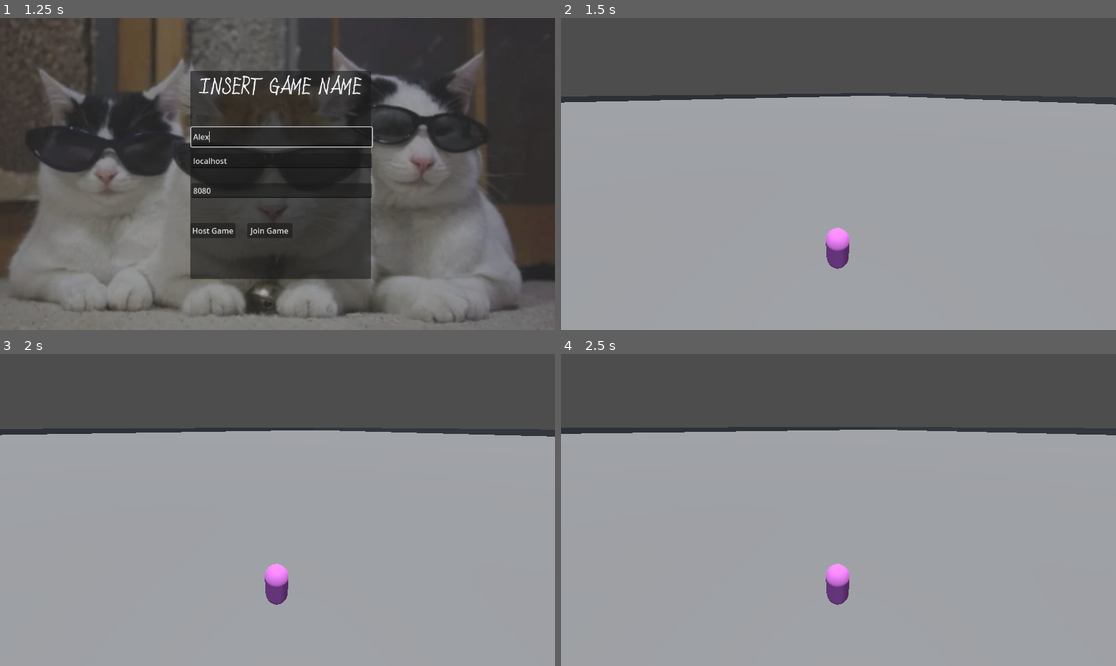
Above: before the commit, frames 1-4 (two rows, left to right).
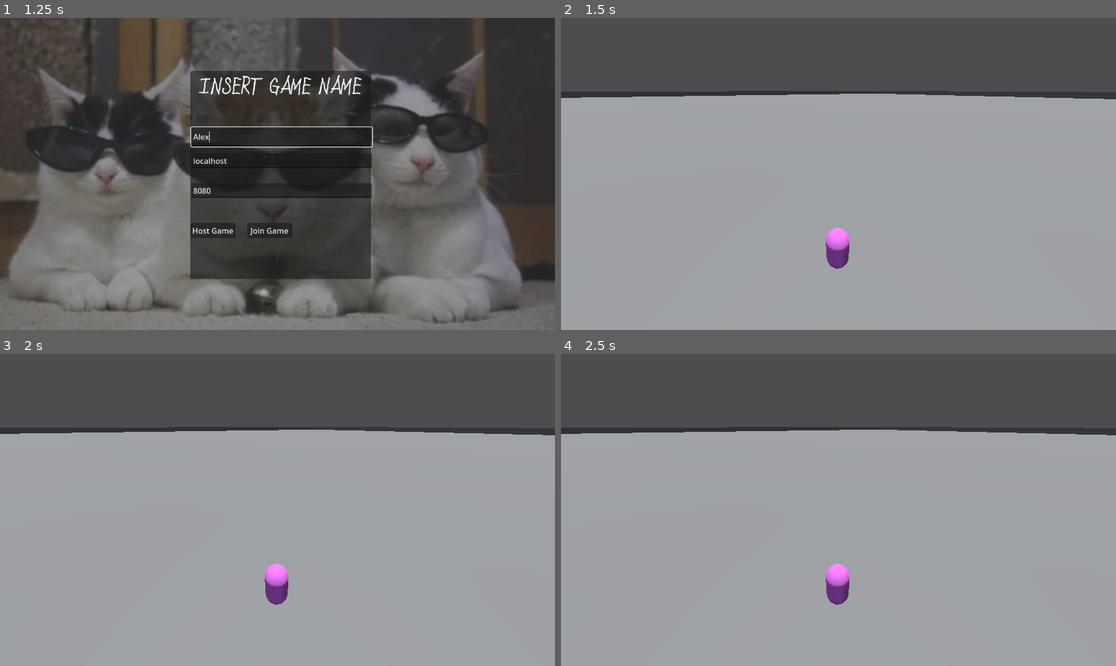
Above: after the commit, the same moments.

Repository: Choipi/ProjectBossRush
Game: Godot game, scene res://Scenes/Main.tscn
The game is run twice, just before and just after one commit, with the same random seed, the same clock (stepped at 60 frames per second) and the same inputs.
Inputs (mouse positions are in pixels of both pictures, inside the frame that each line leads up to):
- Up to frame 1 (1.25 s): click (283, 136) at 0.52 s; type "Alex" at 0.6 s
- Up to frame 2 (1.5 s): click "Host Game" at 1.25 s
- Up to frame 3 (2 s): no input
- Up to frame 4 (2.5 s): hold A (move_right) from 2.03 s (still down)

Frame 1 is identical in both runs. In frame 2, 2.3% of the frame differs, in the area x 0-100%, y 23-28%; in frame 3, 0.6%; in frame 4, less than 0.1%.

Commit message:
Boss can spawn an attack

Diff:
--- a/Scenes/Player.tscn
+++ b/Scenes/Player.tscn
@@ -3,10 +3,10 @@
 [ext_resource type="Script" uid="uid://b43jrl081sn8q" path="res://Scripts/character_body_3d.gd" id="1_rpqav"]
 [ext_resource type="Script" uid="uid://b24nc35ugdovh" path="res://Scripts/player_input_synch.gd" id="2_kyqiw"]
 
-[sub_resource type="CapsuleMesh" id="CapsuleMesh_bo1nx"]
+[sub_resource type="CapsuleMesh" id="CapsuleMesh_kyqiw"]
 
-[sub_resource type="StandardMaterial3D" id="StandardMaterial3D_8gbba"]
-albedo_color = Color(1, 0.52549, 1, 1)
+[sub_resource type="StandardMaterial3D" id="StandardMaterial3D_gntrk"]
+albedo_color = Color(1, 0.486275, 1, 1)
 
 [sub_resource type="CapsuleShape3D" id="CapsuleShape3D_rpqav"]
 
@@ -28,8 +28,8 @@
 script = ExtResource("1_rpqav")
 
 [node name="Model" type="MeshInstance3D" parent="."]
-mesh = SubResource("CapsuleMesh_bo1nx")
-surface_material_override/0 = SubResource("StandardMaterial3D_8gbba")
+mesh = SubResource("CapsuleMesh_kyqiw")
+surface_material_override/0 = SubResource("StandardMaterial3D_gntrk")
 
 [node name="Hitbox" type="CollisionShape3D" parent="."]
 shape = SubResource("CapsuleShape3D_rpqav")
--- a/Scenes/aoe_attack.tscn
+++ b/Scenes/aoe_attack.tscn
@@ -31,7 +31,7 @@
 "times": PackedFloat32Array(0, 4),
 "transitions": PackedFloat32Array(1, 4.59479),
 "update": 0,
-"values": [Vector3(1, 0.1, 1), Vector3(5, 0.1, 5)]
+"values": [Vector3(0.25, 0.1, 0.25), Vector3(15, 0.1, 15)]
 }
 tracks/1/type = "value"
 tracks/1/imported = false
@@ -48,7 +48,7 @@
 tracks/2/type = "value"
 tracks/2/imported = false
 tracks/2/enabled = true
-tracks/2/path = NodePath("MeshInstance3D/Area3D/InnerRadius:shape:radius")
+tracks/2/path = NodePath("MeshInstance3D/Inner_Radius/InnerRadius:shape:radius")
 tracks/2/interp = 1
 tracks/2/loop_wrap = true
 tracks/2/keys = {
@@ -87,7 +87,7 @@
 tracks/2/type = "value"
 tracks/2/imported = false
 tracks/2/enabled = true
-tracks/2/path = NodePath("MeshInstance3D/Area3D/InnerRadius:shape:radius")
+tracks/2/path = NodePath("MeshInstance3D/Inner_Radius/InnerRadius:shape:radius")
 tracks/2/interp = 1
 tracks/2/loop_wrap = true
 tracks/2/keys = {
@@ -103,7 +103,19 @@
 &"RESET": SubResource("Animation_83822")
 }
 
+[sub_resource type="SceneReplicationConfig" id="SceneReplicationConfig_v5u3v"]
+properties/0/path = NodePath(".:position")
+properties/0/spawn = true
+properties/0/replication_mode = 1
+properties/1/path = NodePath(".:rotation")
+properties/1/spawn = true
+properties/1/replication_mode = 1
+properties/2/path = NodePath(".:scale")
+properties/2/spawn = true
+properties/2/replication_mode = 1
+
 [node name="Aoe" type="Node3D"]
+transform = Transform3D(10.8272, 0, 0, 0, 10.8272, 0, 0, 0, 10.8272, 0, 0, 0)
 script = ExtResource("1_v5u3v")
 
 [node name="LifeTime" type="Timer" parent="."]
@@ -116,16 +128,18 @@
 mesh = SubResource("TorusMesh_83822")
 surface_material_override/0 = SubResource("StandardMaterial3D_v5u3v")
 
-[node name="Area3D" type="Area3D" parent="MeshInstance3D"]
+[node name="outer_radius" type="Area3D" parent="MeshInstance3D"]
 transform = Transform3D(1.923, 0, 0, 0, 1, 0, 0, 0, 1.923, 0, 0.00658244, 0)
 
-[node name="OuterRadius" type="CollisionShape3D" parent="MeshInstance3D/Area3D"]
-transform = Transform3D(0.702478, 0, 0, 0, 0.702476, 0, 0, 0, 0.702478, 0, 0, 0)
+[node name="OuterRadius" type="CollisionShape3D" parent="MeshInstance3D/outer_radius"]
+transform = Transform3D(0.702478, 0, 0, 0, 2.08319, 0, 0, 0, 0.702478, 0, 0, 0)
 shape = SubResource("CylinderShape3D_v5u3v")
 debug_color = Color(0.176, 0.96, 0, 1)
 
-[node name="InnerRadius" type="CollisionShape3D" parent="MeshInstance3D/Area3D"]
-transform = Transform3D(0.643326, 0, 0, 0, 0.643326, 0, 0, 0, 0.643326, 0, 0, 0)
+[node name="Inner_Radius" type="Area3D" parent="MeshInstance3D"]
+
+[node name="InnerRadius" type="CollisionShape3D" parent="MeshInstance3D/Inner_Radius"]
+transform = Transform3D(1.23712, 0, 0, 0, 1.90813, 0, 0, 0, 1.23712, 0, 0.00658244, 0)
 shape = SubResource("CylinderShape3D_83822")
 debug_color = Color(0.176, 0.96, 0, 1)
 
@@ -135,4 +149,11 @@
 }
 autoplay = "Growing"
 
+[node name="MultiplayerSynchronizer" type="MultiplayerSynchronizer" parent="."]
+replication_config = SubResource("SceneReplicationConfig_v5u3v")
+
 [connection signal="timeout" from="LifeTime" to="." method="_on_life_time_timeout"]
+[connection signal="body_entered" from="MeshInstance3D/outer_radius" to="." method="_on_outer_radius_body_entered"]
+[connection signal="body_exited" from="MeshInstance3D/outer_radius" to="." method="_on_outer_radius_body_exited"]
+[connection signal="body_entered" from="MeshInstance3D/Inner_Radius" to="." method="_on_inner_radius_body_entered"]
+[connection signal="body_exited" from="MeshInstance3D/Inner_Radius" to="." method="_on_inner_radius_body_exited"]
--- a/Scenes/boss.tscn
+++ b/Scenes/boss.tscn
@@ -94,9 +94,11 @@
 autoplay = "Idling"
 
 [node name="DelayBeforeAttack" type="Timer" parent="."]
+wait_time = 6.0
+autostart = true
 
 [node name="AttackOrigin" type="Marker3D" parent="."]
-transform = Transform3D(1, 0, 0, 0, 1, 0, 0, 0, 1, 0, -1.76182, 0)
+transform = Transform3D(1, 0, 0, 0, 1, 0, 0, 0, 1, 0, -3.92143, 0)
 
 [node name="Area3D" type="Area3D" parent="."]
 transform = Transform3D(0.462208, 0, 0, 0, 1.51889, 0, 0, 0, 0.462208, 0, 0, 0)
@@ -105,5 +107,6 @@
 transform = Transform3D(72.4933, 0, 0, 0, 3.0829, 0, 0, 0, 74.4978, 0, 0, 0)
 shape = SubResource("CylinderShape3D_wwfse")
 
+[connection signal="timeout" from="DelayBeforeAttack" to="." method="_on_delay_before_attack_timeout"]
 [connection signal="body_entered" from="Area3D" to="." method="_on_area_3d_body_entered"]
 [connection signal="body_exited" from="Area3D" to="." method="_on_area_3d_body_exited"]
--- a/Scripts/bossAttempt.gd
+++ b/Scripts/bossAttempt.gd
@@ -2,7 +2,8 @@
 
 @onready var attack_Spawn = $AttackOrigin
 @onready var aoe_attack = preload("res://Scenes/aoe_attack.tscn")
-
+@onready var network : NetworkManager = get_node("/root/Main/NetworkManager")
+@onready var spawner_node = get_node("/root/Main/GameScene/MultiplayerSpawner")
 @export var players_in_range: Array[PlayerChar] = []
 @export var player_targeted: PlayerChar
 @export var distance_to_target: float
@@ -44,3 +45,10 @@
 		players_in_range.erase(body)
 		if player_targeted and  body.name == player_targeted.name:
 			player_targeted = null
+
+
+func _on_delay_before_attack_timeout() -> void:
+	if is_multiplayer_authority():
+		var attack = aoe_attack.instantiate()
+		attack.position = $AttackOrigin.global_position
+		spawner_node.add_child(attack,true)
--- a/Scripts/character_body_3d.gd
+++ b/Scripts/character_body_3d.gd
@@ -11,6 +11,9 @@
 var game_manager
 var move_input: Vector2
 @onready var input: MultiplayerSynchronizer = $PlayerInputSynch
+var color_changed:bool = false
+var cant_interact: bool = false
+
 
 
 func _enter_tree() -> void:
@@ -24,15 +27,25 @@
 	if multiplayer.is_server():
 		position = Vector3(1,3,1)
 
-
 func _physics_process(delta: float) -> void:
 	if multiplayer.is_server():
 		_move(delta)
 
+#func _change_color():
+	#if input.change_color:
+		#color_changed = !color_changed
+		#if color_changed:
+			#var temp = $Model.get_surface_override_material(0)
+			#temp.albedo_color = Color.WHITE
+			#$Model.set_surface_override_material(0,temp)
+			#return
+		#var temp = $Model.get_surface_override_material(0)
+		#temp.albedo_color = Color.RED
+		#$Model.set_surface_override_material(0,temp)
 
 func _move(delta):
 	if not is_on_floor():
-		velocity.y -= gravity * delta
+		velocity.y -= gravity * delta * 25
 	else:
 		velocity.y = 0
 	var direction = input.move_input
@@ -46,3 +59,13 @@
 		velocity.z = move_toward(velocity.z, 0, SPEED)
 
 	move_and_slide()
+
+func take_damage():
+	if !cant_interact:
+		if multiplayer.is_server():
+			cant_interact = true
+			print(name, " is taking damage")
+			velocity = Vector3(0,250,0)
+			move_and_slide()
+			await get_tree().create_timer(2).timeout
+			cant_interact = false
--- a/Scripts/player_input_synch.gd
+++ b/Scripts/player_input_synch.gd
@@ -1,10 +1,12 @@
 extends MultiplayerSynchronizer
 @onready var camera: Camera3D = $"../Camera3D"
 @export var move_input : Vector2
+@export var change_color: bool
 # if we do not have input authority, don't run the process function
 func _ready():
 	if is_multiplayer_authority():
 		camera.make_current()
+
 	if get_multiplayer_authority() != multiplayer.get_unique_id():
 		set_physics_process(false)
 
--- a/aoe_attack.gd
+++ b/aoe_attack.gd
@@ -1,8 +1,40 @@
 extends Node3D
 
 @export var Speed: float
+var player_in_inner_radius :Array[PlayerChar] = []
+var player_in_outter_radius :Array[PlayerChar] = []
 
 
+func _process(delta: float) -> void:
+	if multiplayer.is_server():
+		for player in player_in_outter_radius:
+			if player_in_inner_radius.find(player) == -1:
+				player.take_damage()
 
 func _on_life_time_timeout() -> void:
 	queue_free()
+
+
+func _on_inner_radius_body_entered(body: Node3D) -> void:
+	if multiplayer.is_server():
+		if body.is_in_group("Player"):
+			player_in_inner_radius.append(body)
+
+
+func _on_inner_radius_body_exited(body: Node3D) -> void:
+	if multiplayer.is_server():
+		if body.is_in_group("Player"):
+			player_in_inner_radius.erase(body)
+
+
+func _on_outer_radius_body_entered(body: Node3D) -> void:
+	print(body.name, " entered outter radius")
+	if multiplayer.is_server():
+		if body.is_in_group("Player"):
+			player_in_outter_radius.append(body)
+
+
+func _on_outer_radius_body_exited(body: Node3D) -> void:
+	if multiplayer.is_server():
+		if body.is_in_group("Player"):
+			player_in_outter_radius.erase(body)
--- a/project.godot
+++ b/project.godot
@@ -10,7 +10,7 @@
 
 [application]
 
-config/name="Project Boss Rush"
+config/name="Project Boss Rush GIT"
 run/main_scene="uid://j3o1la2t62ic"
 config/features=PackedStringArray("4.4", "Forward Plus")
 config/icon="res://icon.svg"
Not shown: 1 places in Scenes/aoe_attack.tscn that only renumber resources
